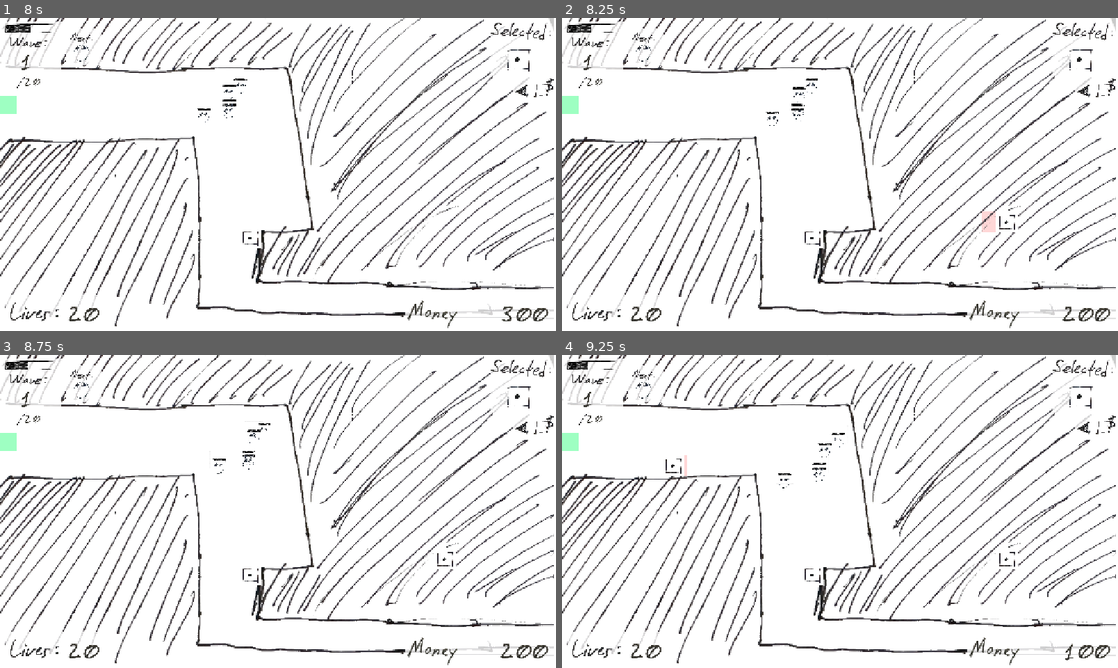
Above: before the commit, frames 1-4 (two rows, left to right).
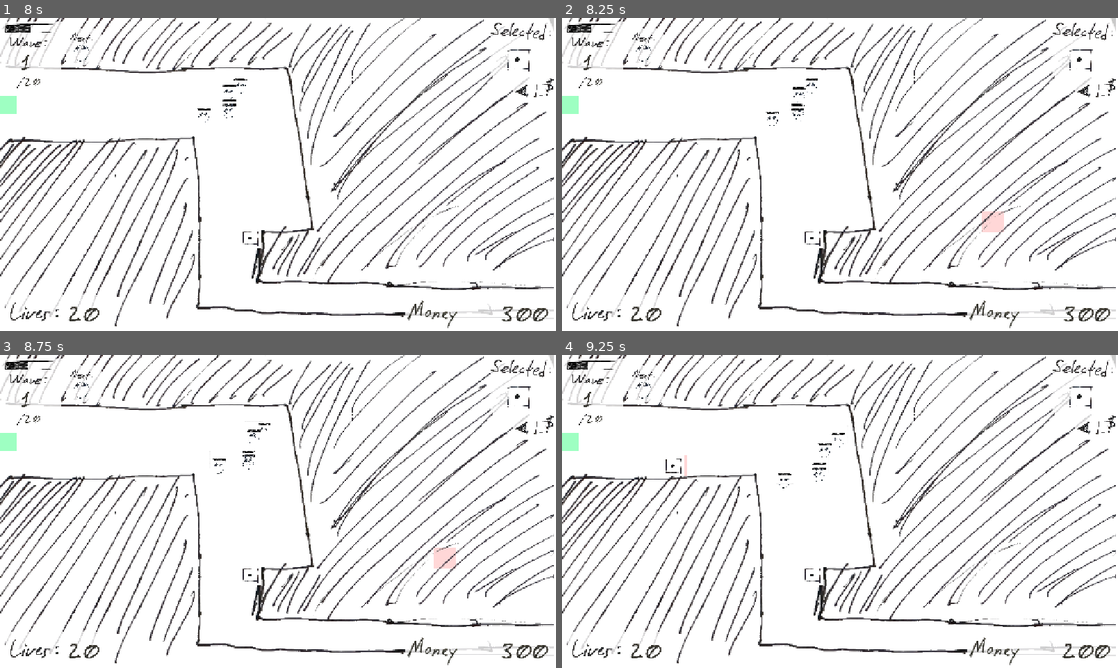
Above: after the commit, the same moments.

Repository: OzuYatamutsu/notebook-tower-defense
Game: Godot game, scene res://levels/test_level.tscn
Two runs of this game, one before a commit and one after it. Both use one fixed random seed, a clock stepped at 60 frames per second and the inputs below. This scene is started directly instead of the project's main scene.
Inputs (mouse positions are in pixels of both pictures, inside the frame that each line leads up to):
- Up to frame 1 (8 s): click (544, 86) at 0.5 s; click (522, 89) at 1.25 s; click (428, 89) at 2 s; click (544, 86) at 2.75 s; click (522, 89) at 3.5 s; click (461, 124) at 4.27 s; click (544, 86) at 5 s; click (522, 89) at 5.75 s; click (428, 89) at 6.5 s; move the mouse to (250, 237) at 7.27 s; click (250, 237) at 7.42 s
- Up to frame 2 (8.25 s): move the mouse to (1006, 221) at 8.02 s; click (1006, 221) at 8.17 s
- Up to frame 3 (8.75 s): no input
- Up to frame 4 (9.25 s): move the mouse to (673, 464) at 8.77 s; click (673, 464) at 8.92 s

Frame 1 is identical in both runs. In frame 2, 0.2% of the frame differs, in the area x 78-93%, y 61-97%; in frame 3, 0.3%; in frame 4, 0.1%.

Commit message:
Reshape buildable area, Easy Street (1/6)

Diff:
--- a/levels/test_level.tscn
+++ b/levels/test_level.tscn
@@ -59,10 +59,10 @@
 curve = SubResource("Curve2D_ur00s")
 
 [node name="CollisionPolygon2D" type="CollisionPolygon2D" parent="LevelViewport/walls" index="0"]
-polygon = PackedVector2Array(1, 0, 1278, 2, 1278, 615, 582, 605, 604, 496, 719, 482, 656, 103, 657, 117, 422, 118, 373, 127, 201, 118, 0, 111)
+polygon = PackedVector2Array(-1, 107, 331, 126, 424, 117, 659, 112, 716, 476, 717, 485, 602, 493, 595, 600, 786, 612, 875, 608, 1010, 622, 1167, 622, 1273, 618, 1275, 556, 793, 558, 783, 441, 741, 95, 727, 11, 699, 41, -4, 44)
 
 [node name="CollisionPolygon2D2" type="CollisionPolygon2D" parent="LevelViewport/walls" index="1"]
-polygon = PackedVector2Array(5, 287, 444, 277, 455, 376, 460, 569, 455, 668, 588, 673, 781, 684, 992, 679, 1280, 673, 1281, 722, -3, 724)
+polygon = PackedVector2Array(-1, 301, 17, 286, 444, 277, 458, 406, 455, 659, 538, 671, 783, 683, 1281, 674, 1281, 718, 367, 720, 357, 348, -2, 363)
 
 [node name="LevelSpawn" parent="LevelViewport" index="6"]
 SPAWN_TIMER_SECS = 0.5
